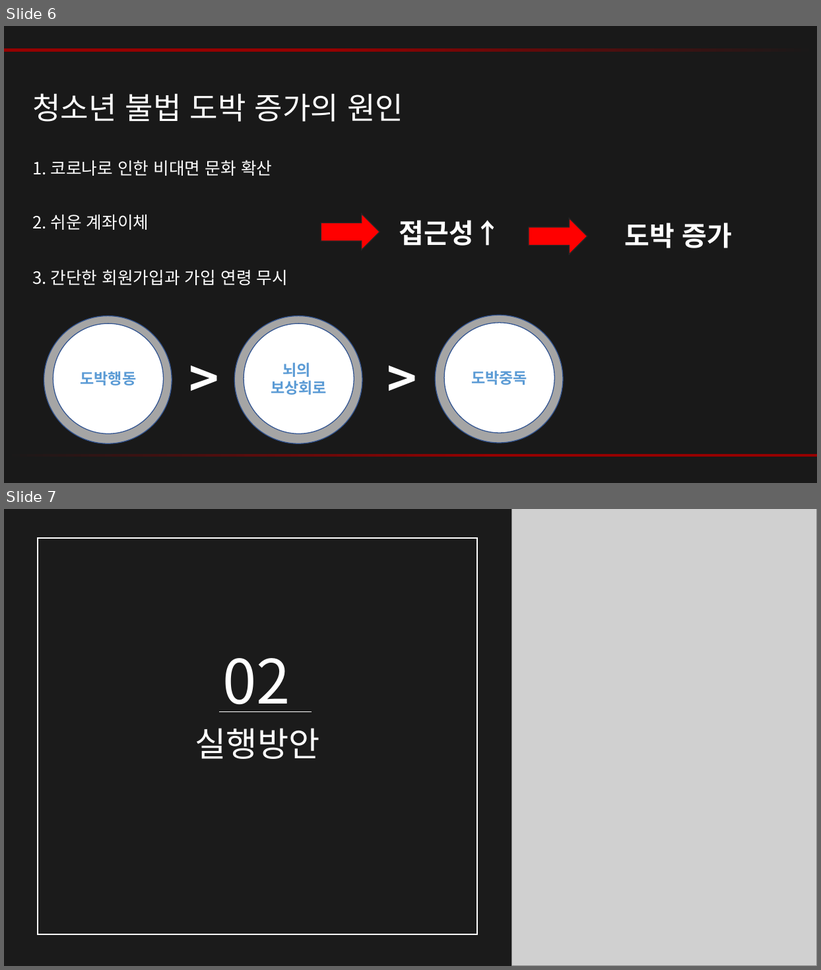
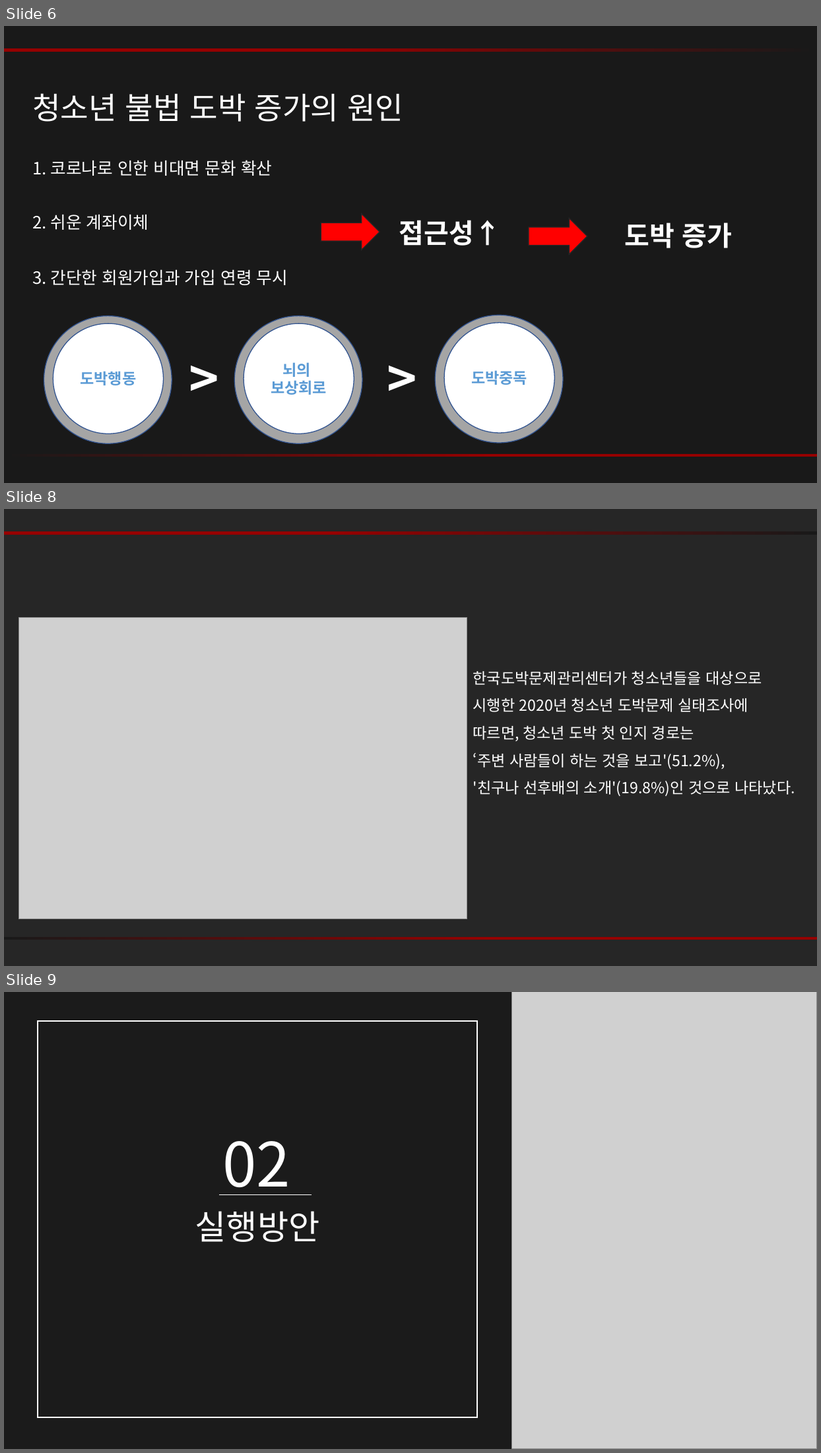
Before and after one commit to kyunakim/crawling-project, a slide deck: 청소년도박_PPT.pptx. Shown one above the other, each under a label of ours: slides 6 and 7 before the commit, slides 6, 8 and 9 after it; the slides between them are not shown. The pictures are 821x970 and 821x1453 pixels, drawn with LibreOffice and Linux fonts; fonts in the diff are those of the drawing; grey boxes stand for pictures. Boxes give left, top, right and bottom in pixels: in the first picture for what was removed or moved away, otherwise in the second. Text is boxed around its words. In the diff, an @@ line names an element or a change of style, - is before the commit and + after.

```diff
--- a/청소년도박_PPT.pptx
+++ b/청소년도박_PPT.pptx
@@ slide 8 added at [4, 509, 817, 966], background #262626 @@
@@ rectangle added at [4, 531, 817, 535], fill gradient #960000 to #191919 @@
@@ picture added at [19, 618, 467, 920] @@
@@ text added at [473, 671, 795, 797], 18 pt, text #FFFFFF @@
+한국도박문제관리센터가 청소년들을 대상으로
+시행한 2020년 청소년 도박문제 실태조사에
+따르면, 청소년 도박 첫 인지 경로는
+‘주변 사람들이 하는 것을 보고'(51.2%),
+'친구나 선후배의 소개'(19.8%)인 것으로 나타났다.
@@ rectangle added at [4, 937, 817, 940], fill gradient #960000 to #191919 @@
@@ what was slide 7 is now slide 9 @@
```
Also in this commit, not shown: 1 slide changed, 3 other slides added.
